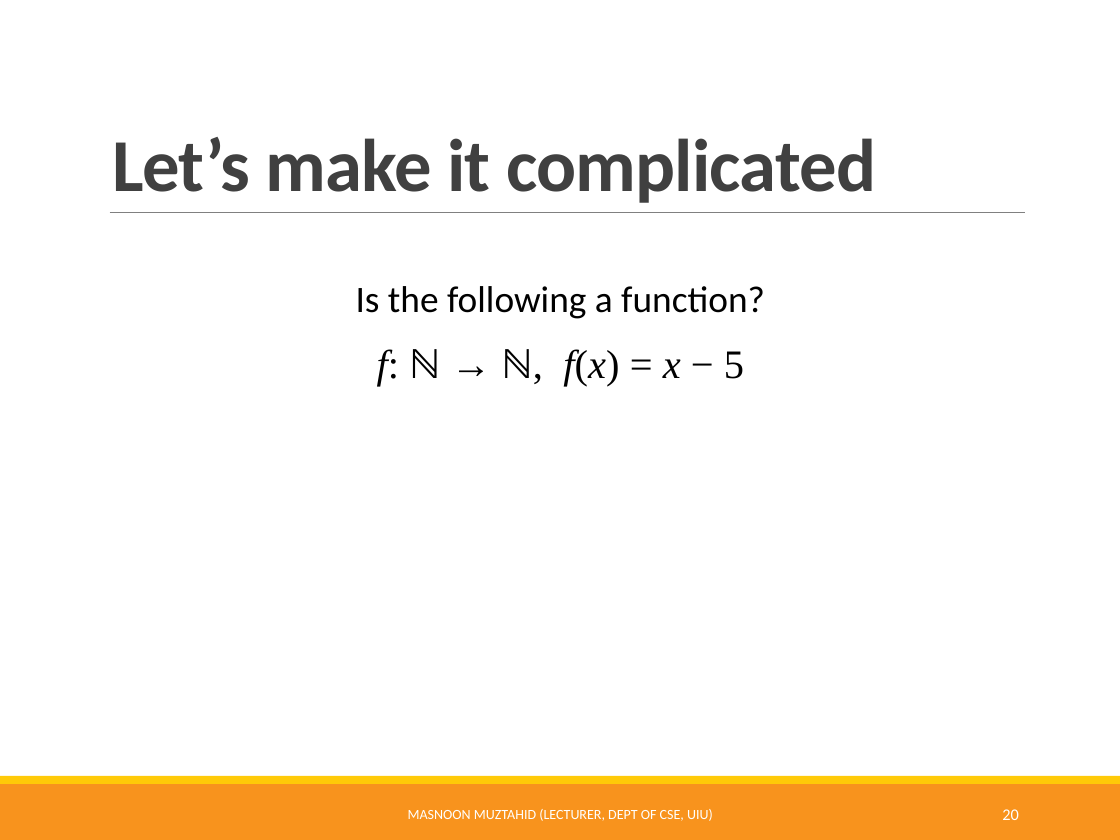
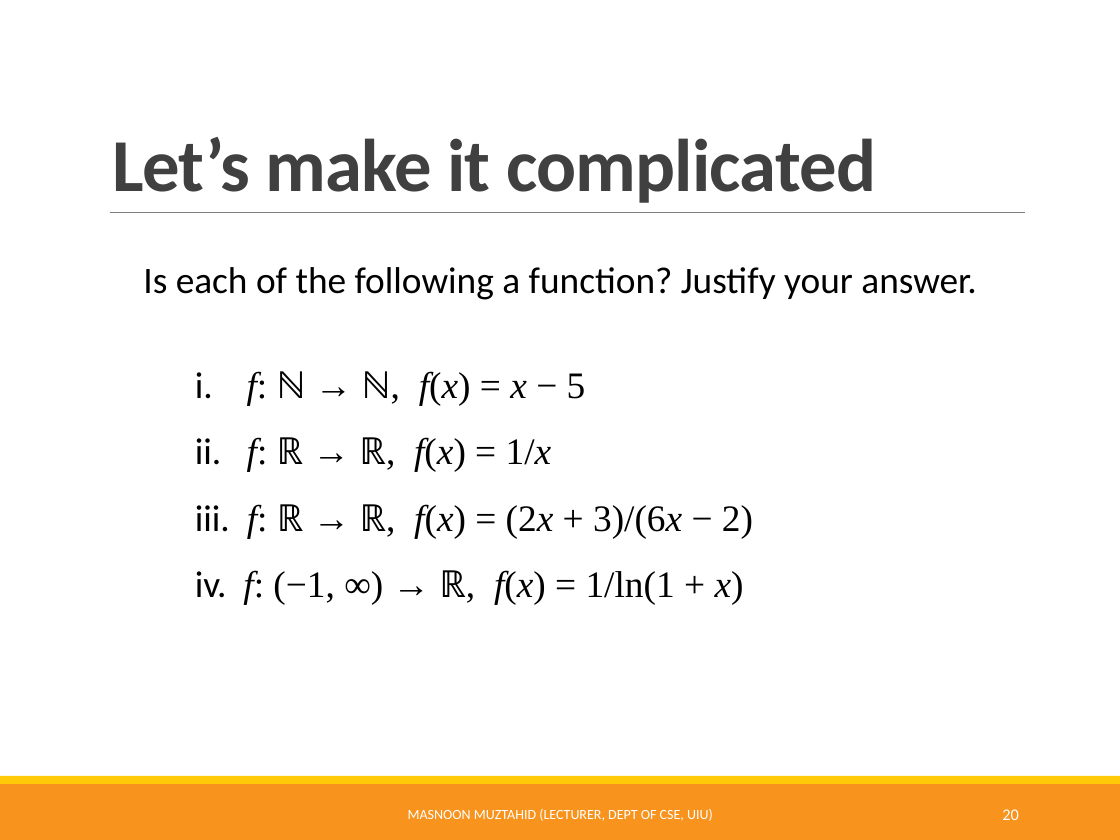
Before and after one commit to Muztahid202/UIU-Discrete_Math_Resources, a slide deck: slide 20 of Functions.pptx. Drawn at 1120x840 pixels with LibreOffice and Linux fonts; fonts in the diff are those of the drawing. Boxes give left, top, right and bottom in pixels: in the first picture for what was removed or moved away, otherwise in the second. Text is boxed around its words. In the diff, an @@ line names an element or a change of style, - is before the commit and + after.

Commit message:
functions modified

```diff
--- a/Functions.pptx
+++ b/Functions.pptx
@@ text at (x1=143, y1=267, x2=976, y2=300): text changed @@
-Is the following a function?
-f: ℕ → ℕ, f(x) = x − 5
+Is each of the following a function? Justify your answer.
@@ text added at (x1=195, y1=371, x2=753, y2=605), 24 pt, text #000000 @@
+i. f: ℕ → ℕ, f(x) = x − 5
+ii. f: ℝ → ℝ, f(x) = 1/x
+iii. f: ℝ → ℝ, f(x) = (2x + 3)/(6x − 2)
+iv. f: (−1, ∞) → ℝ, f(x) = 1/ln(1 + x)
```
